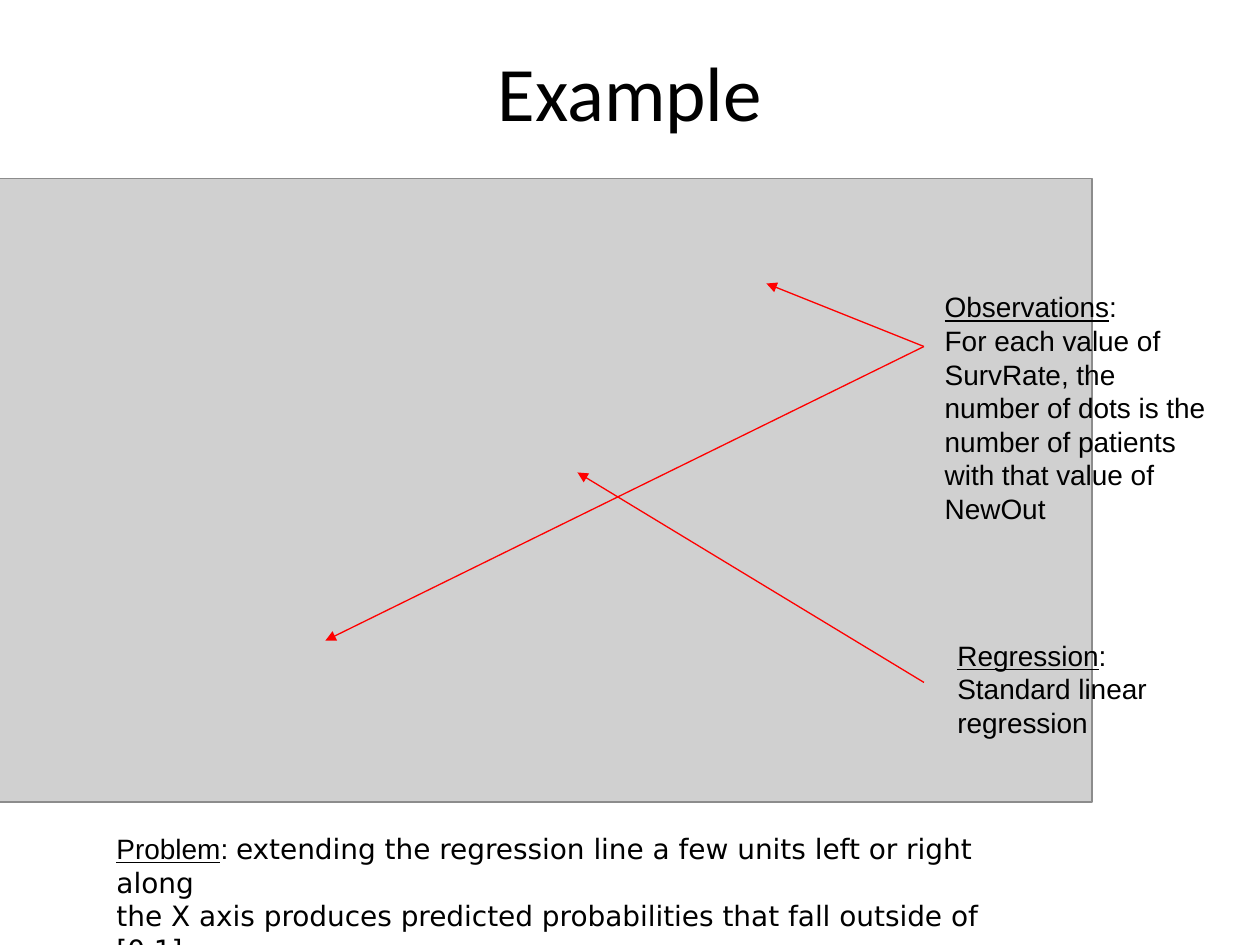
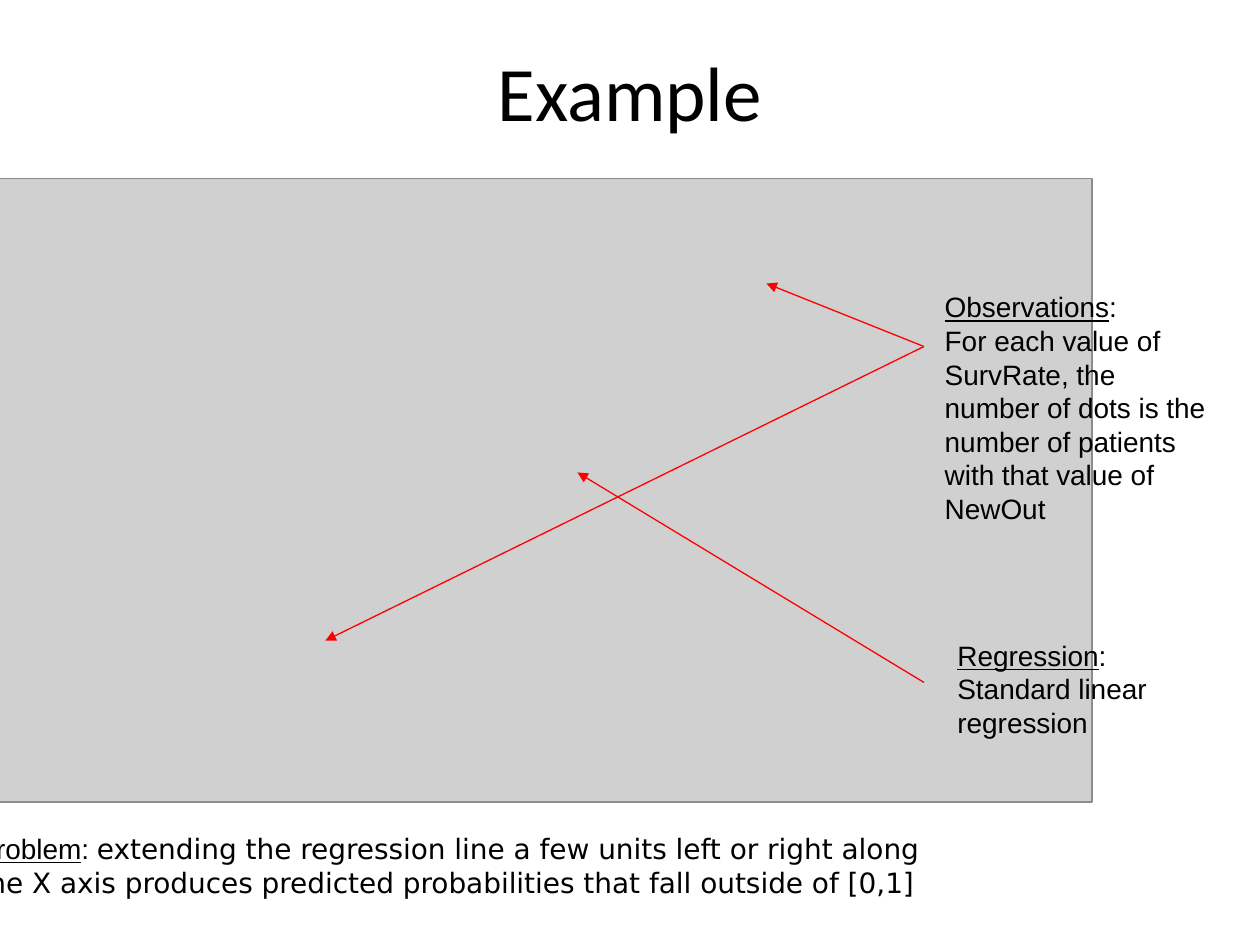
Before and after one commit to chris-clm09/fall2013, a slide deck: slide 12 of CS478-ML/Content/LogReg.ppt. Drawn at 1260x945 pixels with LibreOffice and Linux fonts; fonts in the diff are those of the drawing; grey boxes stand for pictures; background and template pictures are left out. Boxes give left, top, right and bottom in pixels: in the first picture for what was removed or moved away, otherwise in the second. Text is boxed around its words. In the diff, an @@ line names an element or a change of style, - is before the commit and + after.

```diff
--- a/CS478-ML/Content/LogReg.ppt
+++ b/CS478-ML/Content/LogReg.ppt
@@ text "Problem: extending the regression line ..." rewrapped from <box>116,837,978,932</box> to <box>32,837,919,899</box> @@
```
Also in this commit, not shown: 1 other slide changed, 18 other files.
